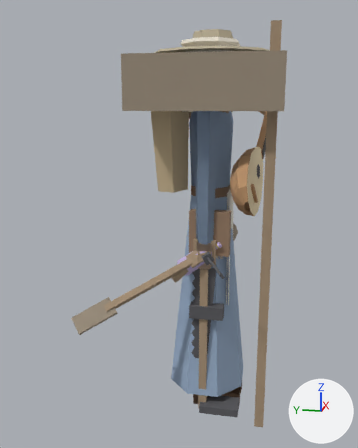
The glTF model game/assets/modelle/figuren/figur_elb.glb: old version first, new version second.
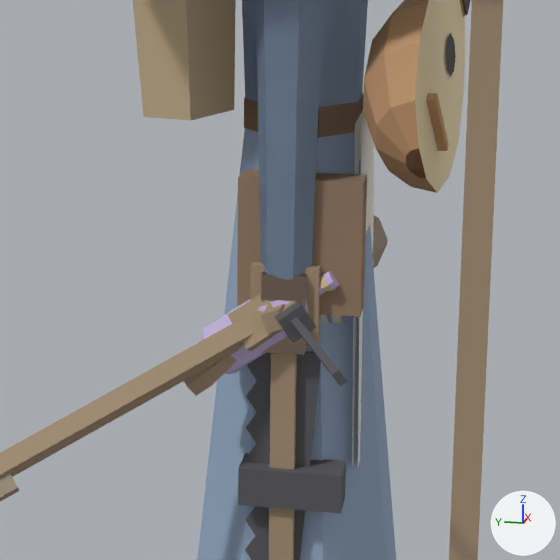
Old and new are each drawn whole from a 50 mm camera at (-2.518, -0.337, 1.617) aimed at (-0.042, 0.158, 0.998) and again close up on the part from 31% to 82% of the width and 34% to 75% of the height. Arrows for +X, +Y and +Z are at lower right; the lights stay in place. The older version's two pictures come first.

In view in the first close-up: 'Drechseleisen', 'Flakon', 'Hacke', 'Hammer', 'Kelle', 'Kiepe', 'Koerper_Frau', 'Koerper_Mann', 'Laute', 'Saege', 'Stab', 'Tasche' and 5 more.
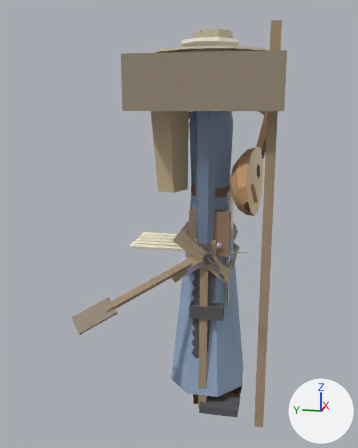
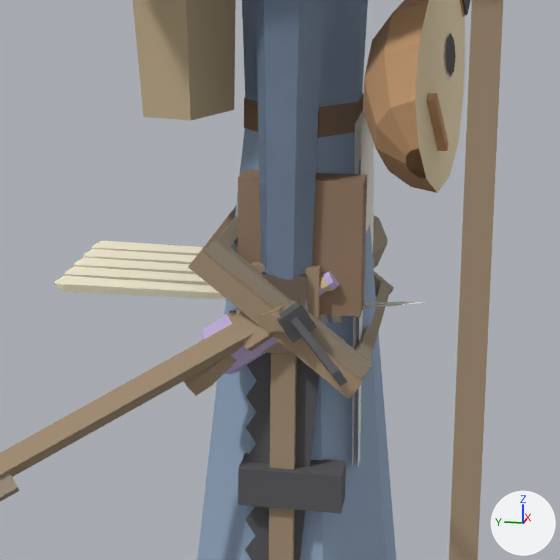
Boxes (x1, y1, x2, y2) around the edits, measured in the close-ups (560 x 560 px):
'Sieb', added (brown)
    after: (188, 206, 394, 399)
'Dochtstab', added
    after: (55, 241, 285, 332)
'Feder', added
    after: (229, 302, 419, 314)

What changed in the scene script:
```text
Add me_sieb:
    me_sieb.from_pydata(...)  # 112 vertices, 162 faces; spans x -0.24..0.24, y -0.143..0.15, z 0.76..1.008
    me_sieb.materials.append(mat_figur)
Add me_feder:
    me_feder.from_pydata(...)  # 32 vertices, 44 faces; spans x -0.23..-0.092, y -0.22..0.086, z 0.882..0.893
    me_feder.materials.append(mat_figur)
Add me_dochtstab:
    me_dochtstab.from_pydata(...)  # 192 vertices, 272 faces; spans x -0.27..0.27, y -0.012..0.407, z 0.872..0.903
    me_dochtstab.materials.append(mat_figur)
Add ob_sieb:
    ob_sieb = bpy.data.objects.new('Sieb', me_sieb)
    ob_sieb.location = (0.0, 0.0, 0.0)
Add ob_feder:
    ob_feder = bpy.data.objects.new('Feder', me_feder)
    ob_feder.location = (0.0, 0.0, 0.0)
Add ob_dochtstab:
    ob_dochtstab = bpy.data.objects.new('Dochtstab', me_dochtstab)
    ob_dochtstab.location = (0.0, 0.0, 0.0)
```
